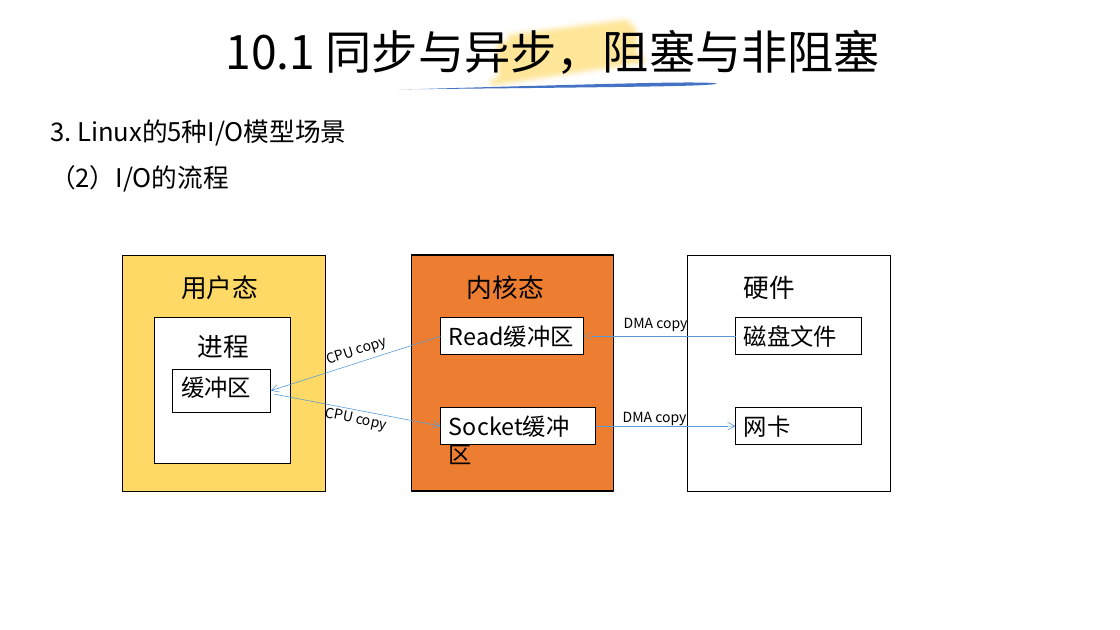
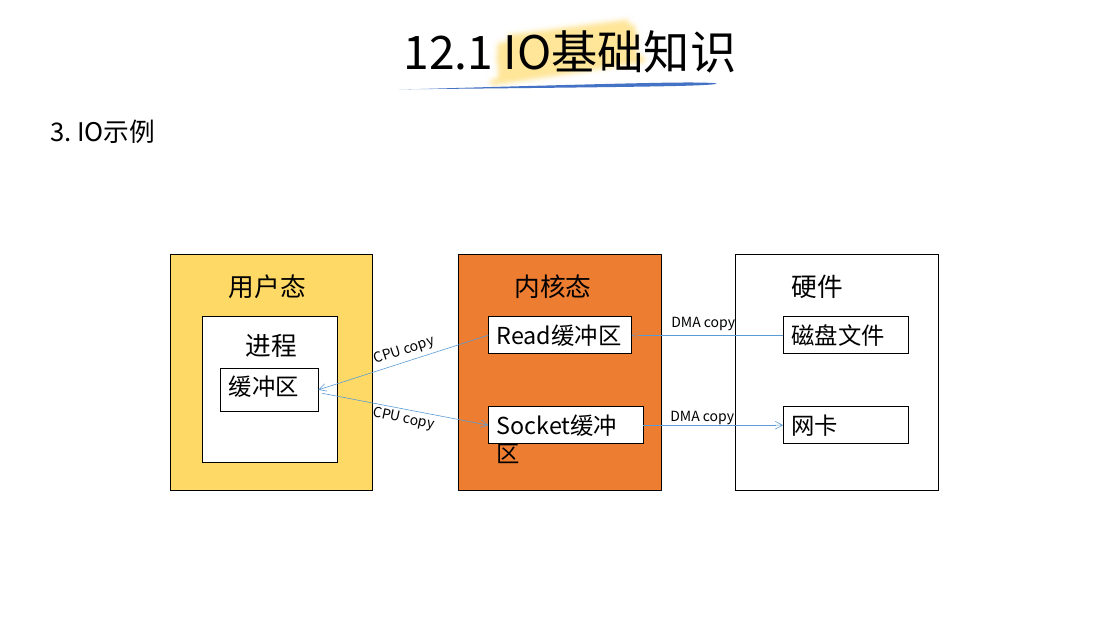
Before and after one commit to yiwenliu/CorePython, a slide deck: slide 104 of PPT/CorePython.pptx (slide 87 before the commit). Drawn at 1120x630 pixels with LibreOffice and Linux fonts; fonts in the diff are those of the drawing. Boxes give left, top, right and bottom in pixels: in the first picture for what was removed or moved away, otherwise in the second. Text is boxed around its words. In the diff, an @@ line names an element or a change of style, - is before the commit and + after.

Commit message:
20210526

```diff
--- a/PPT/CorePython.pptx
+++ b/PPT/CorePython.pptx
@@ title at [404,22,737,81]: text changed @@
-10.1 同步与异步，阻塞与非阻塞
+12.1 IO基础知识
@@ text at [50,119,155,143]: text changed @@
-3. Linux的5种I/O模型场景
+3. IO示例
@@ text removed at [50,165,229,192] @@
-（2）I/O的流程
@@ 6 texts, 4 rectangles, 3 arrows: place and size @@
-6 texts, 4 rectangles, 3 arrows at [123,255,891,492]
+6 texts, 4 rectangles, 3 arrows at [171,255,939,491]
@@ 5 rectangles, 2 texts, 1 arrow: place and size @@
-5 rectangles, 2 texts, 1 arrow at [155,275,862,464]
+5 rectangles, 2 texts, 1 arrow at [202,274,909,463]
```
Also in this commit, not shown: 3 other slides changed, 13 slides added.
